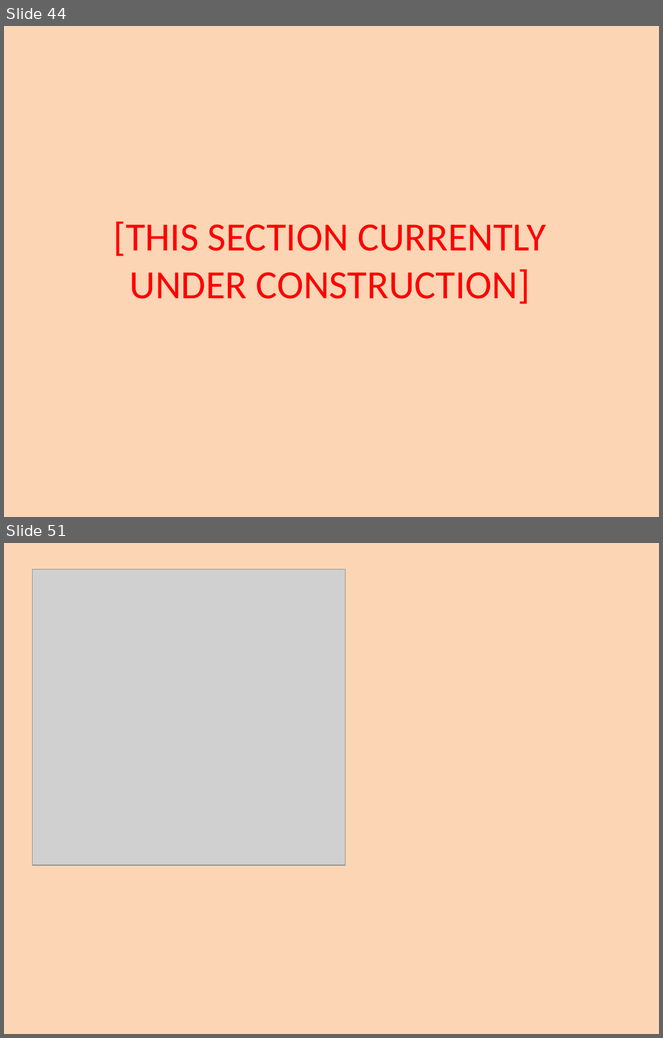
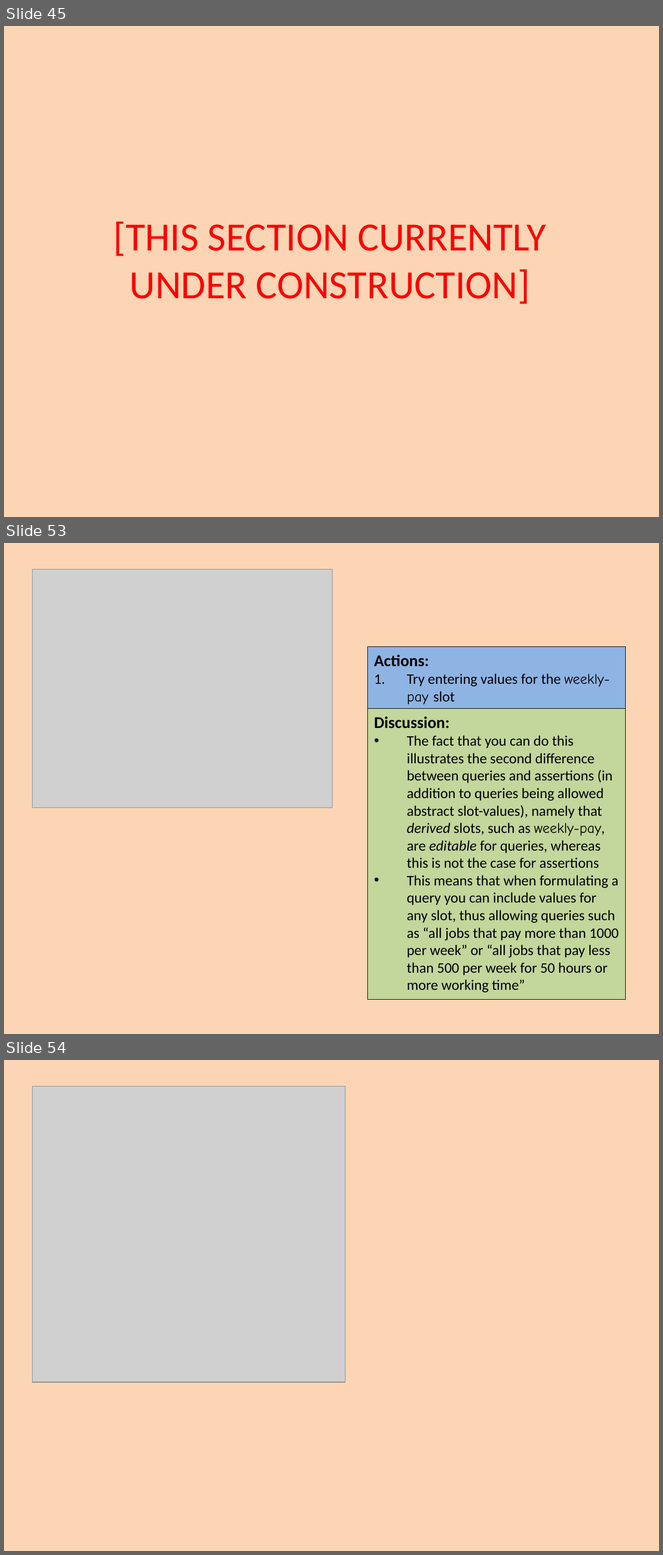
Before and after one commit to colin-puleston/mekon-hobo, a slide deck: docs/MEKON-HOBO Introductory Tutorial.pptx. Shown one above the other, each under a label of ours: slides 44 and 51 before the commit, slides 45, 53 and 54 after it; the slides between them are not shown. The pictures are 663x1038 and 663x1555 pixels, drawn with LibreOffice and Linux fonts; fonts in the diff are those of the drawing; grey boxes stand for pictures. Boxes give left, top, right and bottom in pixels: in the first picture for what was removed or moved away, otherwise in the second. Text is boxed around its words. In the diff, an @@ line names an element or a change of style, - is before the commit and + after.

```diff
--- a/docs/MEKON-HOBO Introductory Tutorial.pptx
+++ b/docs/MEKON-HOBO Introductory Tutorial.pptx
@@ slide 53 added at [4, 543, 659, 1034], background #FCD5B5 @@
@@ picture added at [32, 569, 332, 808] @@
@@ rectangle added at [367, 646, 626, 708], fill #8EB4E3, outline #000000 0.75 pt, 16 pt, text #000000 @@
+Actions:
+1. Try entering values for the weekly-pay slot
@@ rectangle added at [367, 709, 626, 1000], fill #C3D69B, outline #000000 0.75 pt, 16 pt, text #000000 @@
+Discussion:
+• The fact that you can do this illustrates the second difference between queries and assertions (in addition to queries being allowed abstract slot-values), namely that derived slots, such as weekly-pay, are editable for queries, whereas this is not the case for assertions
+• This means that when formulating a query you can include values for any slot, thus allowing queries such as “all jobs that pay more than 1000 per week” or “all jobs that pay less than 500 per week for 50 hours or more working time”
@@ what was slide 44 is now slide 45 @@
@@ what was slide 51 is now slide 54 @@
```
Also in this commit, not shown: 8 slides changed, 8 other slides added, 6 slides removed.
